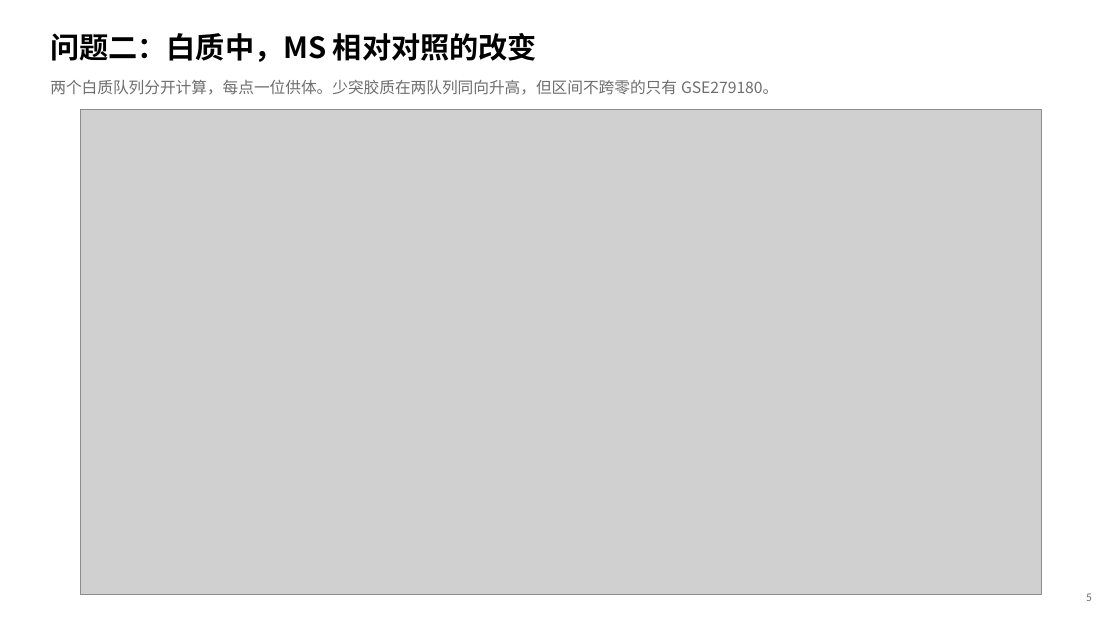
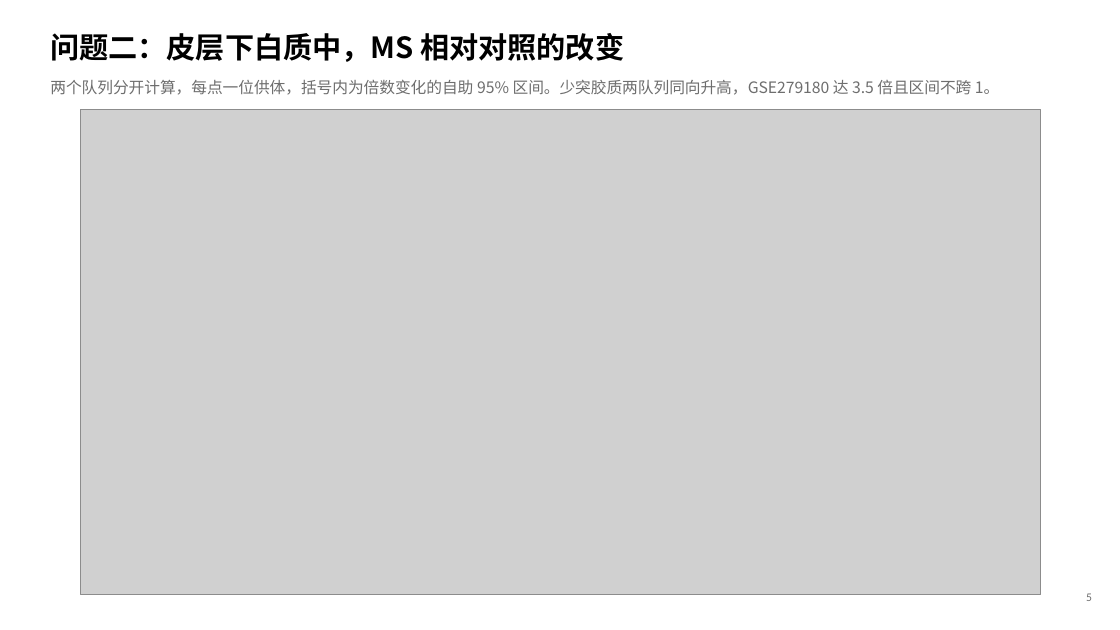
Before and after one commit to 7c96bzczcj-prog/aaa, a slide deck: slide 6 of results/mda5/MDA5_IFIH1_人脑与MS.pptx. Drawn at 1120x630 pixels with LibreOffice and Linux fonts; fonts in the diff are those of the drawing; grey boxes stand for pictures. Boxes give left, top, right and bottom in pixels: in the first picture for what was removed or moved away, otherwise in the second. Text is boxed around its words. In the diff, an @@ line names an element or a change of style, - is before the commit and + after.

```diff
--- a/results/mda5/MDA5_IFIH1_人脑与MS.pptx
+++ b/results/mda5/MDA5_IFIH1_人脑与MS.pptx
@@ text at bbox=[50, 33, 624, 62]: text changed @@
-问题二：白质中，MS 相对对照的改变
+问题二：皮层下白质中，MS 相对对照的改变
@@ text at bbox=[50, 80, 999, 95]: text changed @@
-两个白质队列分开计算，每点一位供体。少突胶质在两队列同向升高，但区间不跨零的只有 GSE279180。
+两个队列分开计算，每点一位供体，括号内为倍数变化的自助 95% 区间。少突胶质两队列同向升高，GSE279180 达 3.5 倍且区间不跨 1。
```
Also in this commit, not shown: 8 other slides changed, 1 slide added, 13 other files.
